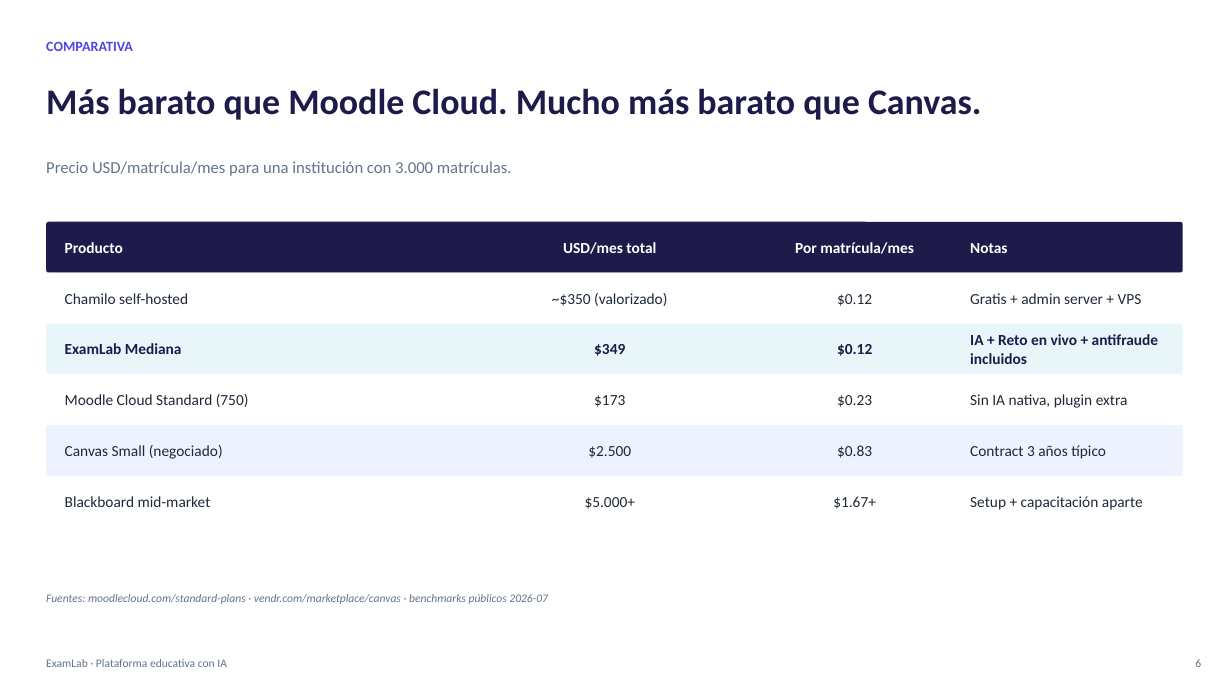
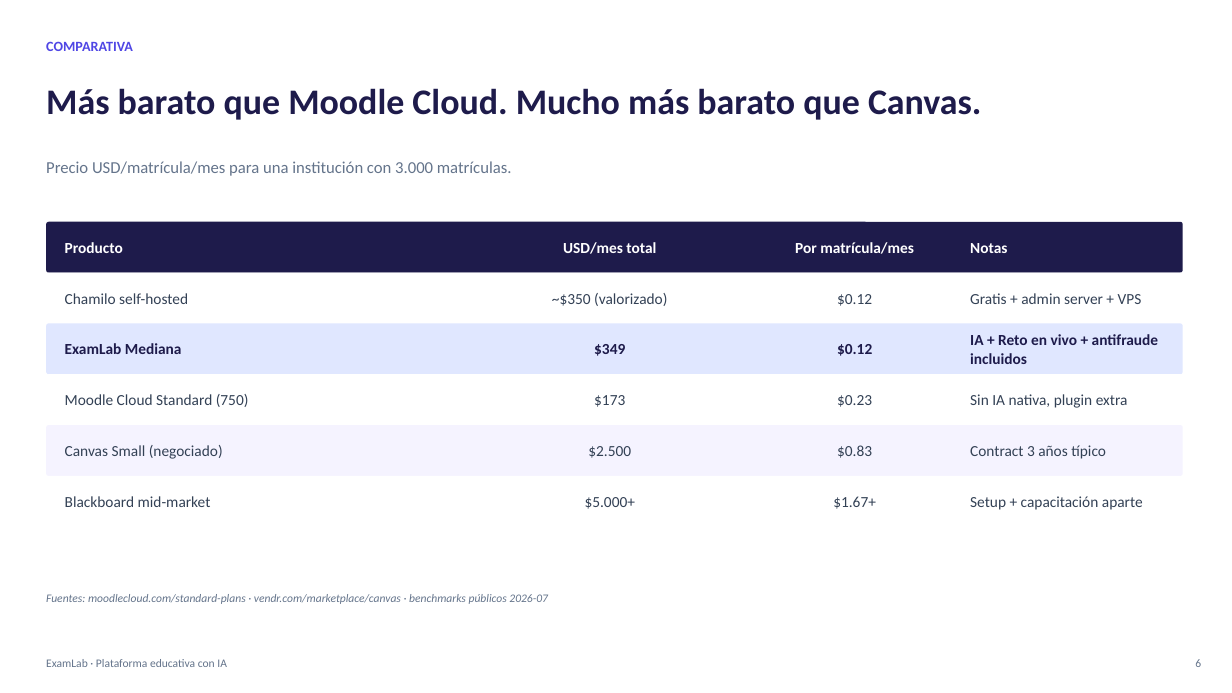
Before and after one commit to AndresDFX/examlab, a slide deck: slide 9 of docs/demos/presentacion/ExamLab-Presentacion-Comercial-v3.pptx. Drawn at 1232x693 pixels with LibreOffice and Linux fonts; fonts in the diff are those of the drawing. Boxes give left, top, right and bottom in pixels: in the first picture for what was removed or moved away, otherwise in the second. Text is boxed around its words. In the diff, an @@ line names an element or a change of style, - is before the commit and + after.

```diff
--- a/docs/demos/presentacion/ExamLab-Presentacion-Comercial-v3.pptx
+++ b/docs/demos/presentacion/ExamLab-Presentacion-Comercial-v3.pptx
@@ rounded rectangle at [46, 323, 1183, 374]: fill #E8F6F9 to #E0E7FF @@
@@ rounded rectangle at [46, 425, 1183, 476]: fill #EEF2FF to #F5F3FF @@
@@ text colour #1F2937 to #334155 in 16 elements at [65, 293, 188, 304], [552, 293, 667, 306], [837, 294, 872, 306], [970, 293, 1142, 304], [65, 394, 249, 407], [594, 395, 625, 407], [837, 395, 872, 407], [970, 394, 1128, 408], [65, 445, 223, 459], [588, 446, 631, 458], [837, 445, 872, 458], [970, 445, 1106, 459], [65, 496, 211, 507], [585, 497, 635, 509], [833, 496, 876, 509], [970, 496, 1143, 510] @@
```
Also in this commit, not shown: 9 other slides changed, 5 other files.
